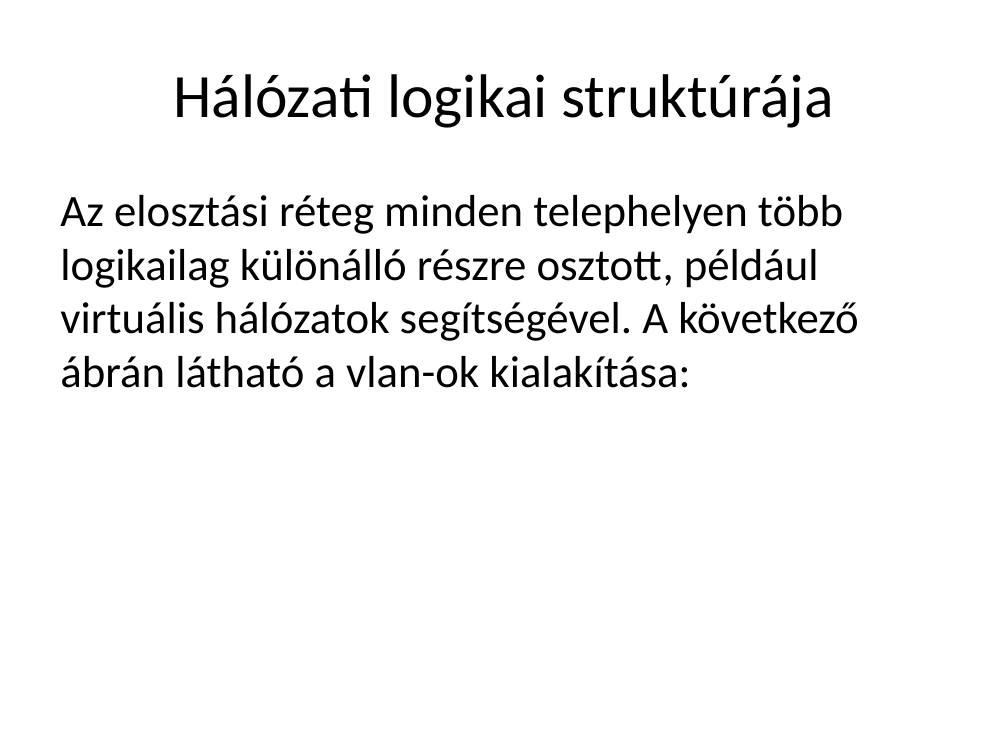
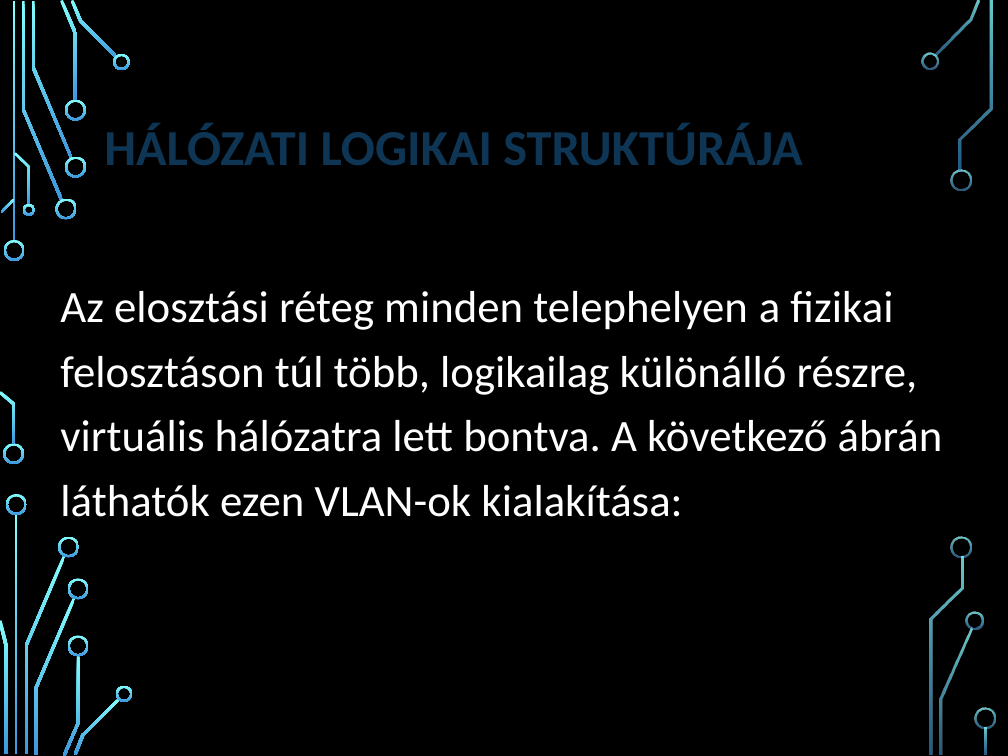
Before and after one commit to LocskaG/Uzemelteto_vizsgaremek_2024, a slide deck: slide 5 of BEMUTATÓ/Halozattervezesi_vizsgaremek_ppt.pptx. Drawn at 1008x756 pixels with LibreOffice and Linux fonts; fonts in the diff are those of the drawing; background and template pictures are left out. Boxes give left, top, right and bottom in pixels: in the first picture for what was removed or moved away, otherwise in the second. Text is boxed around its words. In the diff, an @@ line names an element or a change of style, - is before the commit and + after.

```diff
--- a/BEMUTATÓ/Halozattervezesi_vizsgaremek_ppt.pptx
+++ b/BEMUTATÓ/Halozattervezesi_vizsgaremek_ppt.pptx
@@ background #FFFFFF to picture (left out) @@
@@ title at [104,124,802,165]: text changed; size 44 to 36 pt; text colour #000000 to #0E3554; bold on @@
-Hálózati logikai struktúrája
+HÁLÓZATI LOGIKAI STRUKTÚRÁJA
@@ text "Az elosztási réteg minden telephelyen ..." at [60,291,943,517]: vertical alignment top to middle @@
@@ text at [60,291,943,517]: text changed; text colour #000000 to #FFFFFF @@
-Az elosztási réteg minden telephelyen több logikailag különálló részre osztott, például virtuális hálózatok segítségével. A következő ábrán látható a vlan-ok kialakítása:
+Az elosztási réteg minden telephelyen a fizikai felosztáson túl több, logikailag különálló részre, virtuális hálózatra lett bontva. A következő ábrán láthatók ezen VLAN-ok kialakítása:
@@ group added at [0,0,995,756]: 33 freeform shapes, 3 rectangles @@
```
Also in this commit, not shown: 13 other slides changed, 4 slides added, 4 slides removed.
